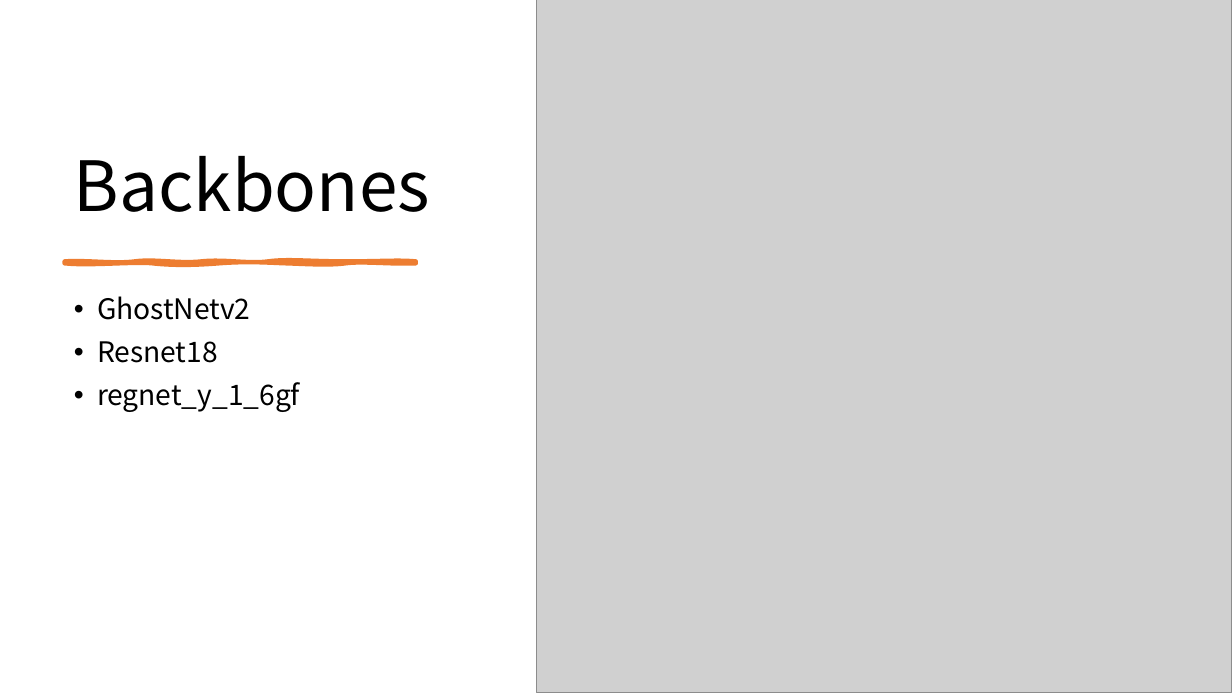
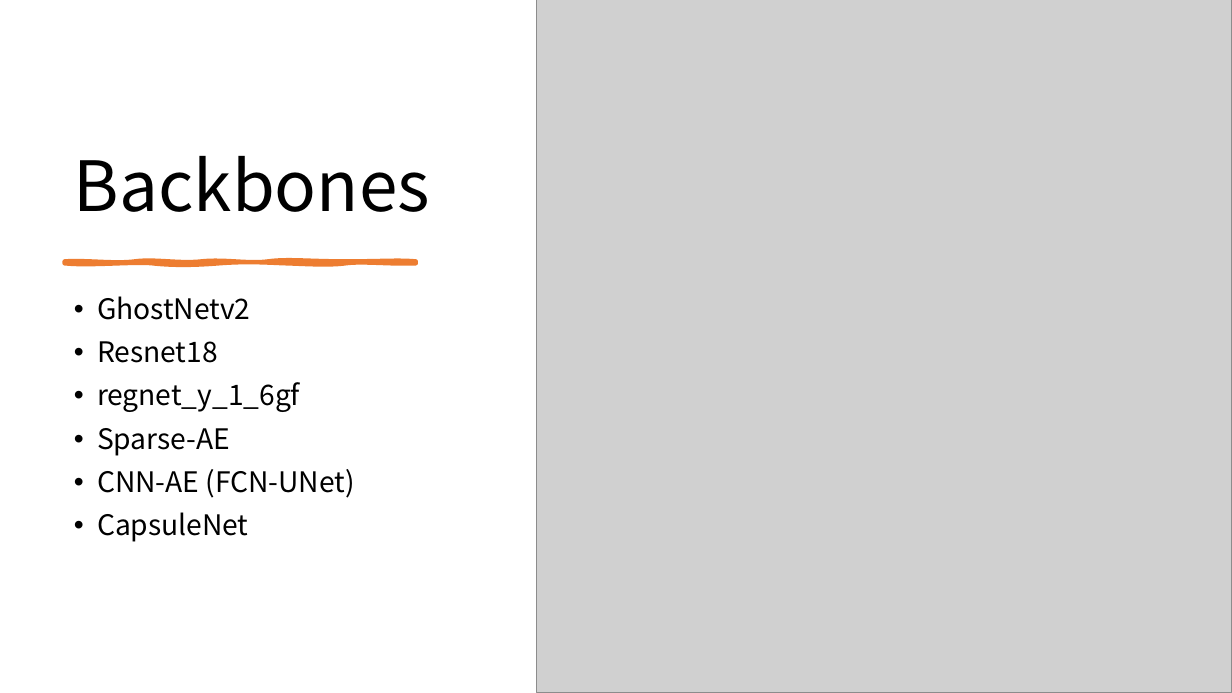
Before and after one commit to yanren1/DLFCCP_Task3, a slide deck: slide 8 of ties4911-task03-YanrenQu.pptx. Drawn at 1232x693 pixels with LibreOffice and Linux fonts; fonts in the diff are those of the drawing; grey boxes stand for pictures. Boxes give left, top, right and bottom in pixels: in the first picture for what was removed or moved away, otherwise in the second. Text is boxed around its words. In the diff, an @@ line names an element or a change of style, - is before the commit and + after.

```diff
--- a/ties4911-task03-YanrenQu.pptx
+++ b/ties4911-task03-YanrenQu.pptx
@@ text at [97, 428, 355, 542]: paragraphs added @@
+• Sparse-AE
+• CNN-AE (FCN-UNet)
+• CapsuleNet
```
Also in this commit, not shown: 3 other slides changed, 1 slide added, 4 other files.
